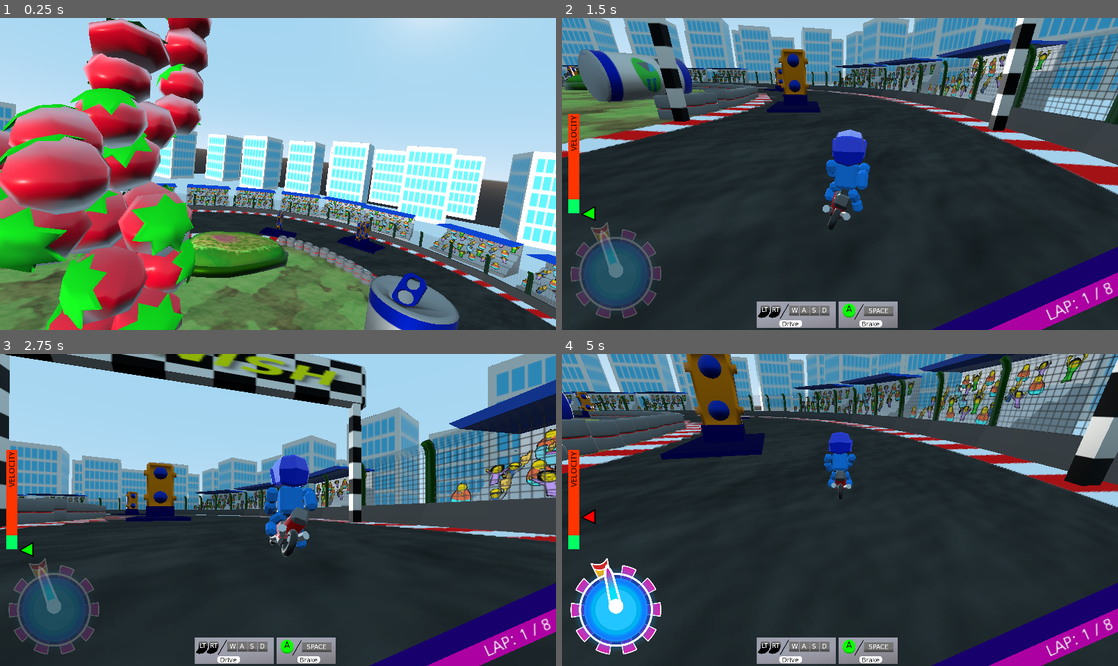
Above: before the commit, frames 1-4 (two rows, left to right).
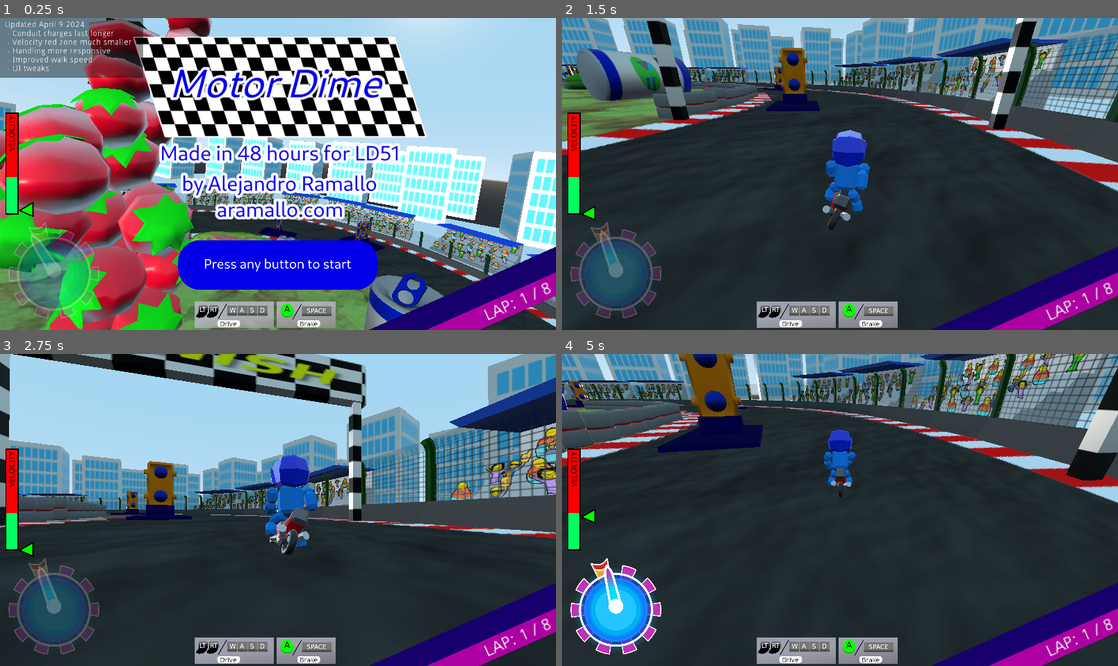
Above: after the commit, the same moments.

Repository: AlexRamallo/Motor-Dime
Game: Godot game, scene res://scenes/Test.tscn
The game is run twice, just before and just after one commit, with the same random seed, the same clock (stepped at 60 frames per second) and the same inputs.
Inputs (mouse positions are in pixels of both pictures, inside the frame that each line leads up to):
- Up to frame 1 (0.25 s): no input
- Up to frame 2 (1.5 s): move the mouse to (962, 158) at 0.52 s; hold D (TurnRight) 0.53-1.28 s; hold F (Action) 0.53-1.28 s; click (962, 158) at 0.67 s; move the mouse to (728, 189) at 1.27 s; hold Space (Handbrake) from 1.28 s (still down); tap E (TrickLong) at 1.35 s
- Up to frame 3 (2.75 s): move the mouse to (333, 441) at 2.02 s; release Space (Handbrake) at 2.03 s; hold D (TurnRight) from 2.03 s (still down); hold Q (TrickShort) from 2.03 s (still down)
- Up to frame 4 (5 s): move the mouse to (812, 572) at 2.77 s; release D (TurnRight) at 2.78 s; release Q (TrickShort) at 2.78 s; hold W (Forward) from 2.78 s (still down); tap F (Action) at 2.85 s; click (812, 572) at 2.92 s; move the mouse to (878, 513) at 3.52 s; hold E (TrickLong) 3.53-4.28 s; move the mouse to (795, 506) at 4.27 s; tap Q (TrickShort) at 4.35 s

The runs differ from the first frame. In frame 1, 40% of the frame differs, in the area x 0-100%, y 0-100%; in frame 2, 10%; in frame 3, 8.2%; in frame 4, 20%.

Commit message:
april 2024 update

Diff:
--- a/game_objects/OnFootController.gd
+++ b/game_objects/OnFootController.gd
@@ -55,7 +55,7 @@
 		rider.rider_anim.current_animation = "Run";
 		movevec = lookvec * rider.ctl.vFwd;
 		movevec += rider.camera.global_transform.basis.x * rider.ctl.vTurn;
-		movevec = movevec.normalized() * -20.0;
+		movevec = movevec.normalized() * -30.0;
 		rider.rider_node.global_transform.origin = global_transform.origin;
 	else:
 		rider.rider_anim.current_animation = "StandIdle";
--- a/game_objects/RiderCharacter.tscn
+++ b/game_objects/RiderCharacter.tscn
@@ -173,6 +173,5 @@
 visible = false
 
 [node name="MeshInstance" type="MeshInstance" parent="DBG_3"]
-transform = Transform( 1, 0, 0, 0, 1, 0, 0, 0, 1, 0, 0, 0 )
 material_override = SubResource( 10 )
 mesh = SubResource( 11 )
--- a/game_objects/UI.gd
+++ b/game_objects/UI.gd
@@ -16,6 +16,7 @@
 var spd_end;
 var spd_safe;
 var spd_arrow;
+var spd_bar_red;
 
 func _ready():
 	timer_back = find_node("TimerBack");
@@ -41,6 +42,8 @@
 	assert(spd_safe != null)
 	spd_arrow = find_node("SpeedArrow") as Sprite;
 	assert(spd_arrow != null)
+	spd_bar_red = find_node("Speedbar2") as ColorRect;
+	assert(spd_bar_red != null)
 
 	hand_rot_offset = timer_hand.rotation;
 
@@ -59,6 +62,12 @@
 	else:
 		spd_arrow.position.y = spd_start.rect_position.y - ((spd_start.rect_position.y - spd_end.rect_position.y) * speed_f);
 		spd_arrow.modulate = Color8(255, 0, 0, 255);
+
+	if rider.freeze_invincibility > 0:
+		spd_arrow.modulate = Color8(0, 255, 255, 255);
+		spd_bar_red.modulate = Color8(0, 255, 255, 255);
+	else:
+		spd_bar_red.modulate = Color8(255, 0, 0, 255);
 
 	if rider.rider_state == rider.RiderStates.RIDING or rider.rider_state == rider.RiderStates.SITTING:
 		info_drive.visible = true;
--- a/project.godot
+++ b/project.godot
@@ -34,6 +34,12 @@
 
 window/size/width=948
 window/size/height=533
+window/stretch/mode="2d"
+window/stretch/aspect="keep"
+
+[global]
+
+gravity=false
 
 [gui]
 
@@ -123,6 +129,7 @@
 [physics]
 
 common/enable_pause_aware_picking=true
+3d/default_gravity=18.0
 3d/default_linear_damp=0.0
 
 [rendering]
--- a/scenes/Test.tscn
+++ b/scenes/Test.tscn
@@ -61,17 +61,10 @@
 [sub_resource type="PrismMesh" id=12]
 size = Vector3( 2, 3, 1 )
 
-[sub_resource type="BoxShape" id=10]
-extents = Vector3( 4.011, 0.269, 9 )
-
-[sub_resource type="CubeMesh" id=11]
-size = Vector3( 8, 0.5, 18 )
-
 [node name="Track51" type="Spatial"]
 script = ExtResource( 13 )
 
 [node name="UI_Menu" type="Control" parent="."]
-visible = false
 margin_left = 3.0
 margin_top = -2.0
 margin_right = 43.0
@@ -85,6 +78,25 @@
 position = Vector2( 471, 424 )
 scale = Vector2( 0.482955, 0.482955 )
 texture = ExtResource( 31 )
+
+[node name="ColorRect" type="ColorRect" parent="UI_Menu"]
+margin_left = -7.0
+margin_top = -2.0
+margin_right = 241.0
+margin_bottom = 104.0
+color = Color( 0, 0, 0, 0.427451 )
+
+[node name="RichTextLabel" type="RichTextLabel" parent="UI_Menu"]
+margin_left = 5.0
+margin_top = 7.0
+margin_right = 239.0
+margin_bottom = 100.0
+text = "Updated April 9 2024
+ - Conduit charges last longer
+ - Velocity red zone much smaller
+ - Handling more responsive
+ - Improved walk speed
+ - UI tweaks"
 
 [node name="MenuCamera" type="Camera" parent="."]
 transform = Transform( 1, 0, 0, 0, 1, 0, 0, 0, 1, 0, 65, 0 )
@@ -214,7 +226,6 @@
 text = "Play Again!"
 
 [node name="UI_Race" type="Control" parent="."]
-visible = false
 margin_right = 40.0
 margin_bottom = 40.0
 script = ExtResource( 22 )
@@ -295,6 +306,13 @@
 position = Vector2( 473, 45 )
 texture = ExtResource( 26 )
 
+[node name="ColorRect3" type="ColorRect" parent="UI_Race"]
+margin_left = 9.0
+margin_top = 162.0
+margin_right = 32.0
+margin_bottom = 336.0
+color = Color( 0, 0, 0, 1 )
+
 [node name="Speedbar" type="ColorRect" parent="UI_Race"]
 margin_left = 11.0
 margin_top = 164.0
@@ -309,8 +327,7 @@
 
 [node name="Speedbar2" type="ColorRect" parent="UI_Race/Speedbar"]
 margin_right = 19.0
-margin_bottom = 146.0
-color = Color( 1, 0.211765, 0, 1 )
+margin_bottom = 108.0
 
 [node name="speed_end" type="Control" parent="UI_Race/Speedbar"]
 margin_left = 13.0
@@ -324,9 +341,9 @@
 margin_bottom = 210.0
 
 [node name="speed_safe" type="Control" parent="UI_Race/Speedbar"]
-margin_top = 146.0
+margin_top = 110.0
 margin_right = 40.0
-margin_bottom = 186.0
+margin_bottom = 150.0
 
 [node name="Label" type="Label" parent="UI_Race"]
 modulate = Color( 0, 0, 0, 1 )
@@ -1537,13 +1554,6 @@
 mode = 1
 script = ExtResource( 15 )
 
-[node name="CollisionShape" type="CollisionShape" parent="RigidBody"]
-transform = Transform( 1, -4.47035e-08, -2.98023e-08, -4.47035e-08, 1, 2.98023e-08, 8.9407e-08, -5.96046e-08, 1, 0, 0, 0 )
-shape = SubResource( 10 )
-
-[node name="MeshInstance" type="MeshInstance" parent="RigidBody"]
-mesh = SubResource( 11 )
-
 [node name="Conduits" type="Spatial" parent="."]
 
 [node name="conduit" parent="Conduits" instance=ExtResource( 19 )]
--- a/scripts/Rider.gd
+++ b/scripts/Rider.gd
@@ -5,7 +5,7 @@
 const Conduit = preload("res://scripts/conduit.gd");
 
 var speed:float = 50.0;
-var handling:float = 0.1;
+var handling:float = 0.5;
 
 var vehicle_node:VehicleBody;
 var moto_node:Spatial;
@@ -33,7 +33,7 @@
 
 var freeze_duration:float = 0;
 var freeze_origin:Vector3;
-var freeze_fall_velocity_threshold:float = 15.0;
+var freeze_fall_velocity_threshold:float = 35.0;
 var freeze_invincibility:float = 0;
 
 var can_mount:bool = false;
@@ -148,9 +148,13 @@
 			moto_anim.current_animation = "Ride";
 			rider_anim.current_animation = "Ride";
 			vehicle_node.engine_force = ctl.vFwd * speed;
-			vehicle_node.steering = ctl.vTurn * handling;
 
 			var vel_length = vehicle_node.linear_velocity.length();
+
+			var hfactor = clamp(1.0 - (vel_length / speed), 0.1, handling);
+
+			vehicle_node.steering = ctl.vTurn * hfactor;
+
 			var screech_threshold = speed * 0.1;
 
 			if !did_screech:
--- a/scripts/conduit.gd
+++ b/scripts/conduit.gd
@@ -8,7 +8,7 @@
 var lightning;
 
 export var is_conduit_active:bool;
-export var freeze_invincibility_time:float = 1.0;
+export var freeze_invincibility_time:float = 1.5;
 var freeze_detach_timer:float = 0.0;
 
 var freeze_invincibility_target:Spatial;
Not shown, changed: export_presets.cfg
Not shown: 1 places in scenes/Test.tscn that only renumber resources
